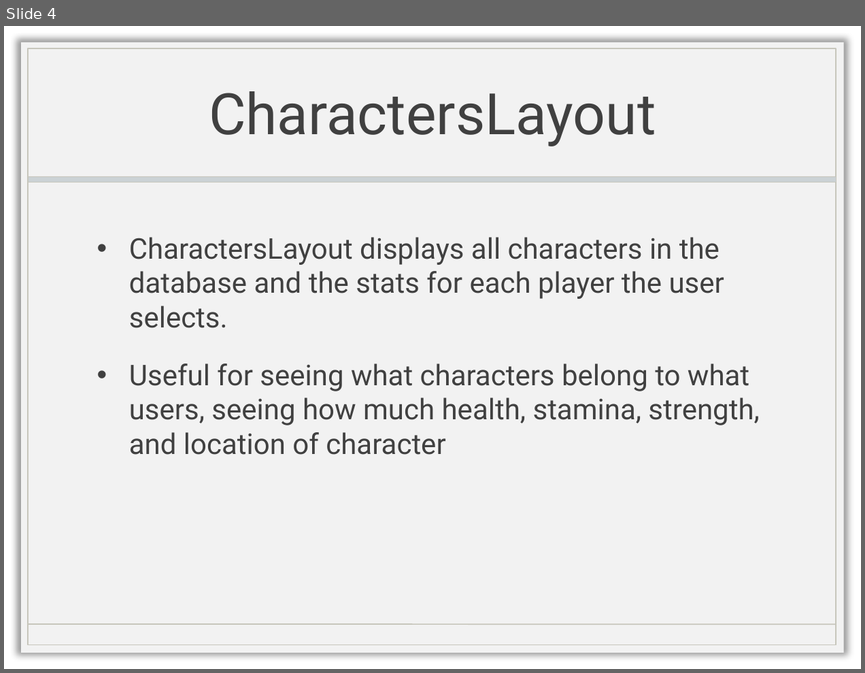
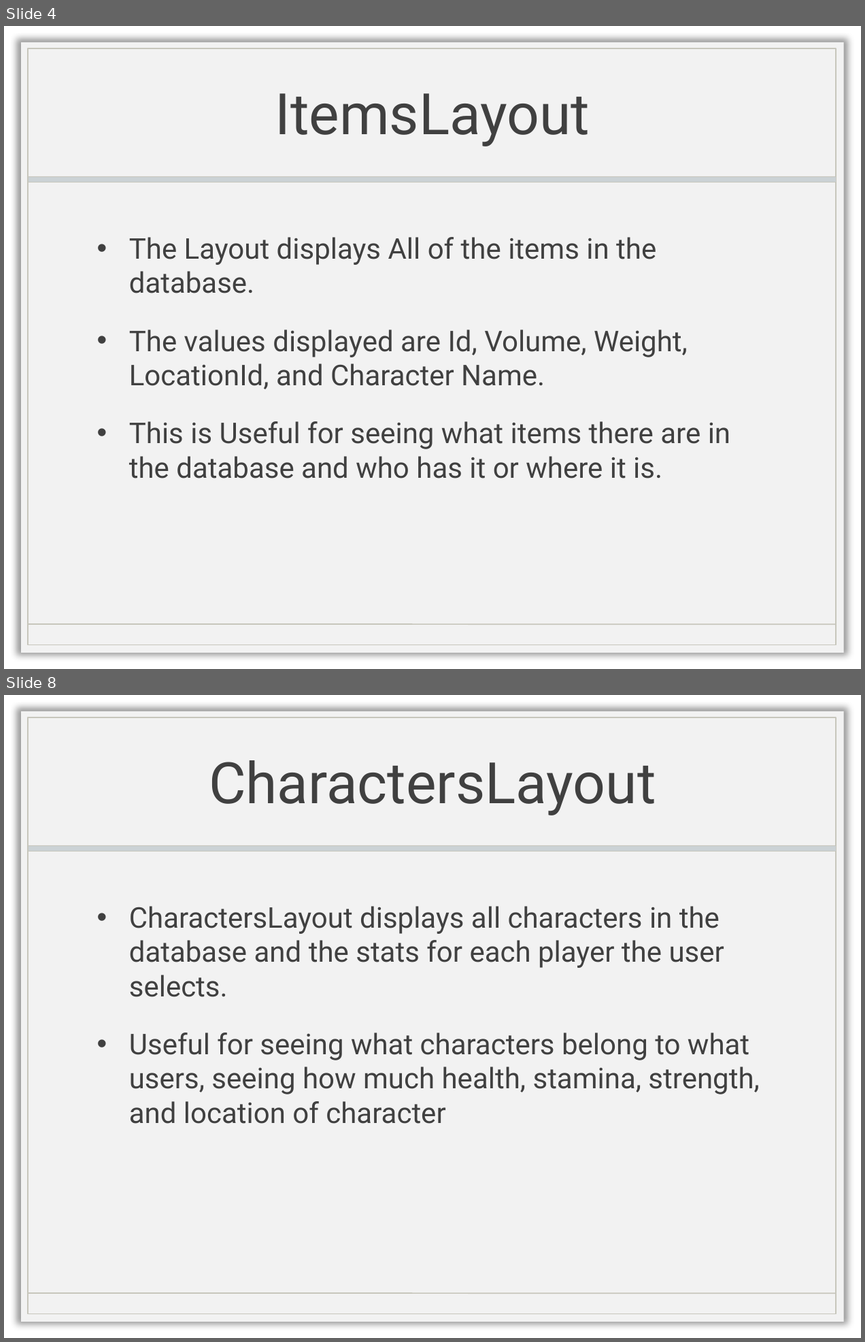
Before and after one commit to IsabellaBoone/Database-Visualizer, a slide deck: Presentation.pptx. Shown one above the other, each under a label of ours: slide 4 before the commit, slides 4 and 8 after it; the slides between them are not shown. The pictures are 865x673 and 865x1342 pixels, drawn with LibreOffice and Linux fonts; fonts in the diff are those of the drawing; background and template pictures are left out. Boxes give left, top, right and bottom in pixels: in the first picture for what was removed or moved away, otherwise in the second. Text is boxed around its words. In the diff, an @@ line names an element or a change of style, - is before the commit and + after.

Commit message:
powerpoint

```diff
--- a/Presentation.pptx
+++ b/Presentation.pptx
@@ slide 4 added at <box>4,26,861,669</box>, background picture (left out); not listed: 4 template elements that a slide beside it also shows @@
@@ title added at <box>275,93,590,146</box>, 48 pt, text #404040 @@
+ItemsLayout
@@ text added at <box>129,237,730,478</box>, 24 pt, text #404040 @@
+• The Layout displays All of the items in the database.
+• The values displayed are Id, Volume, Weight, LocationId, and Character Name.
+• This is Useful for seeing what items there are in the database and who has it or where it is.
@@ what was slide 4 is now slide 8 @@
```
Also in this commit, not shown: 3 other slides added.
